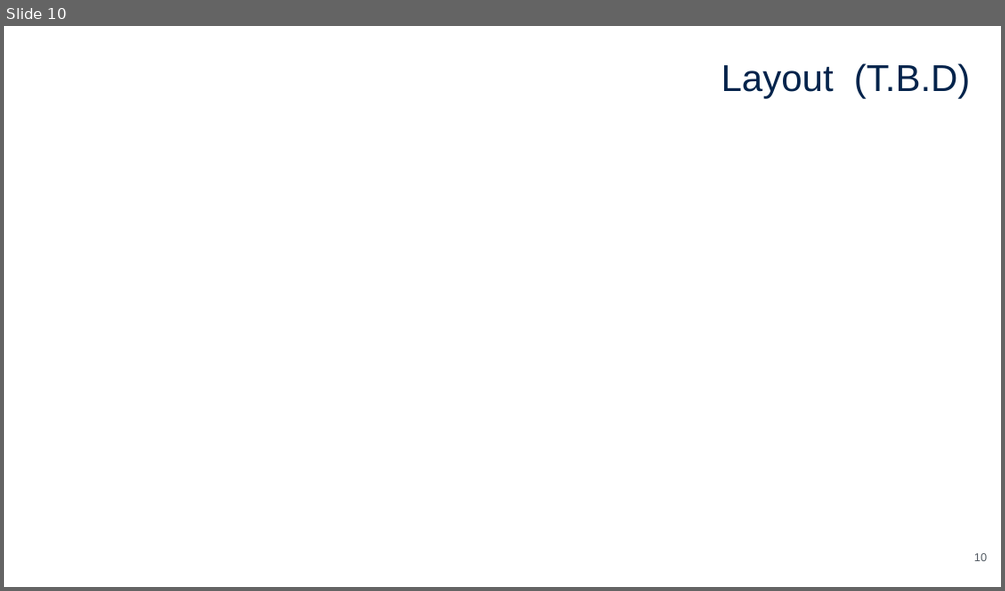
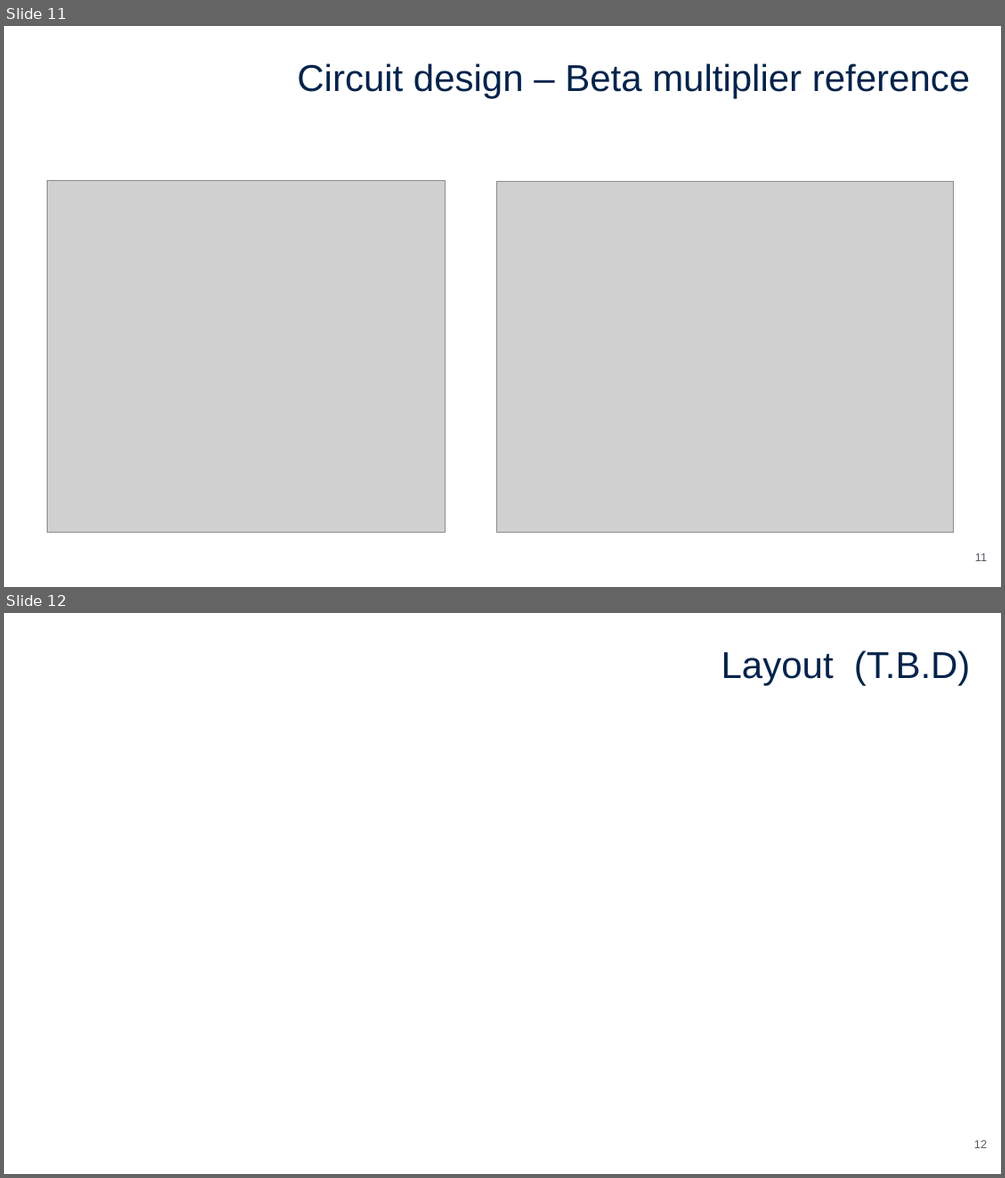
Before and after one commit to yutaka-kotani-stj/2026_sscs_gf180, a slide deck: proposal/proposal.pptx. Shown one above the other, each under a label of ours: slide 10 before the commit, slides 11 and 12 after it. The pictures are 1005x591 and 1005x1178 pixels, drawn with LibreOffice and Linux fonts; fonts in the diff are those of the drawing; grey boxes stand for pictures. Boxes give left, top, right and bottom in pixels: in the first picture for what was removed or moved away, otherwise in the second. Text is boxed around its words. In the diff, an @@ line names an element or a change of style, - is before the commit and + after.

```diff
--- a/proposal/proposal.pptx
+++ b/proposal/proposal.pptx
@@ slide 11 added at box(4, 26, 1001, 587), background #FFFFFF @@
@@ title added at box(297, 63, 970, 99), 36 pt, text #03234B @@
+Circuit design – Beta multiplier reference
@@ picture added at box(48, 181, 445, 532) @@
@@ picture added at box(497, 182, 954, 532) @@
@@ page number added at box(975, 553, 987, 561), 11 pt, text #525A63 @@
+11
@@ what was slide 10 is now slide 12 @@
@@ page number at box(974, 1140, 987, 1148): text changed @@
-10
+12
```
Also in this commit, not shown: 8 slides changed, 2 other slides added, 1 slide removed.
